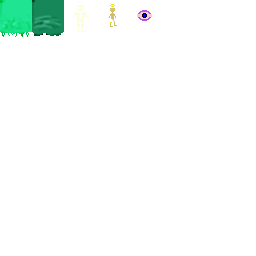
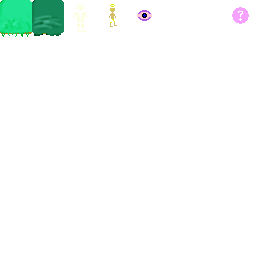
Revision of a layered 256x256 image; what changed, layer by layer:
painted on "Background" over [0, 0, 249, 34]
